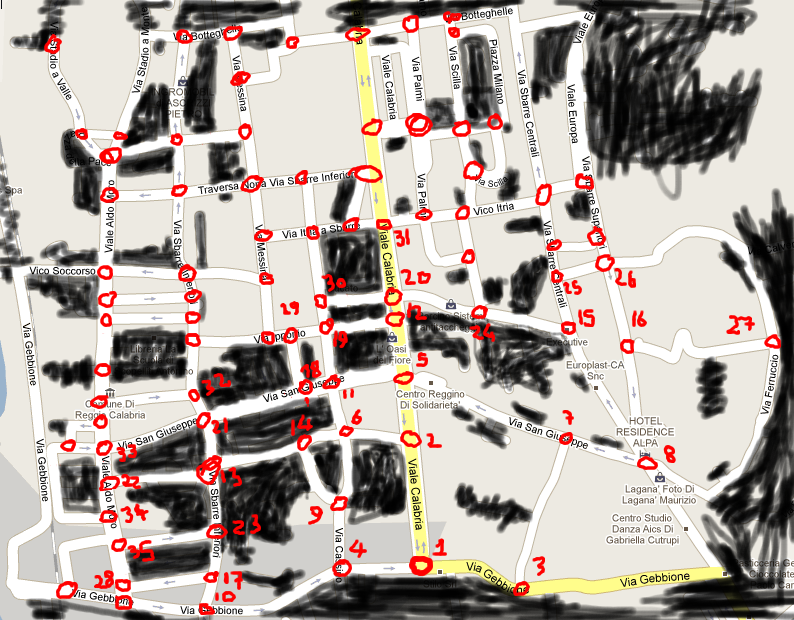
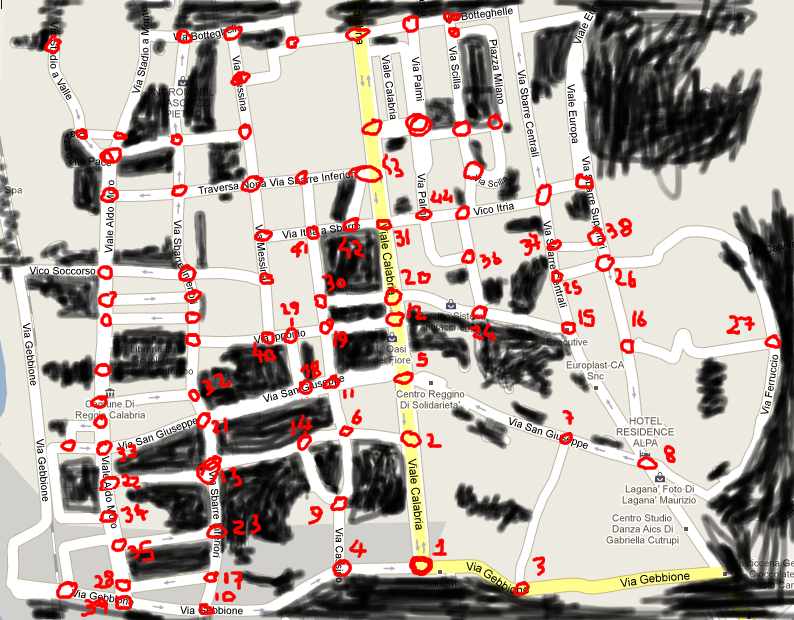
Layers edited between the first and the second 794 x 620 image:
painted on "nodes" over (81, 153, 632, 617)
